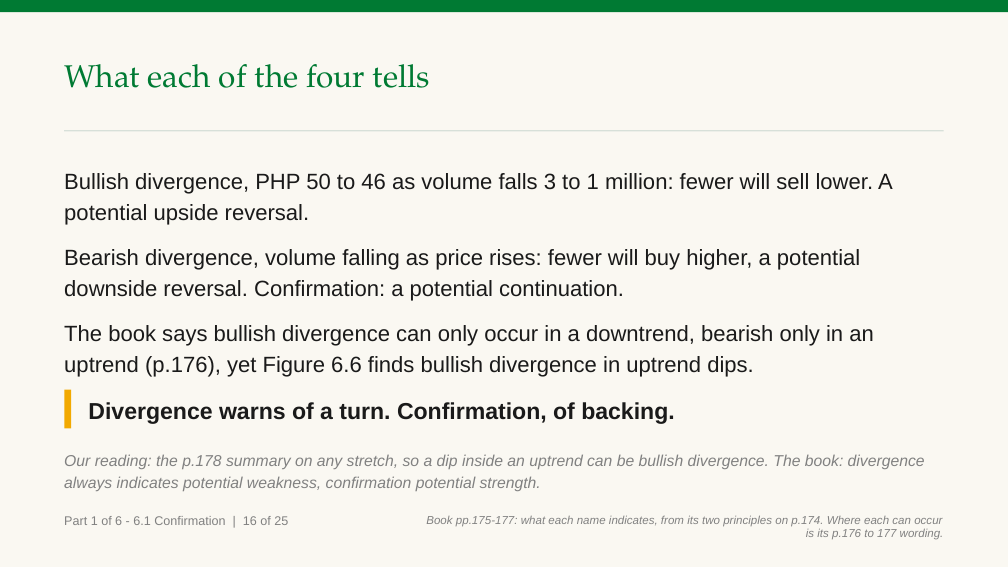
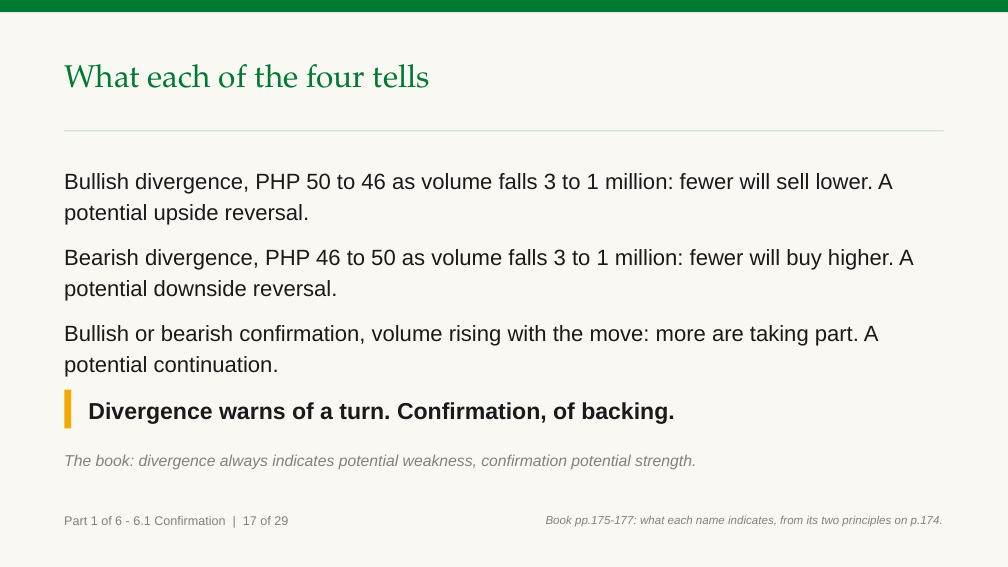
Before and after one commit to benjiesotelo-sudo/Telos_FIN1209, a slide deck: slide 22 of chapter-06/FIN1209-Chapter-06.pptx (slide 21 before the commit). Drawn at 1008x567 pixels with LibreOffice and Linux fonts; fonts in the diff are those of the drawing. Boxes give left, top, right and bottom in pixels: in the first picture for what was removed or moved away, otherwise in the second. Text is boxed around its words. In the diff, an @@ line names an element or a change of style, - is before the commit and + after.

```diff
--- a/chapter-06/FIN1209-Chapter-06.pptx
+++ b/chapter-06/FIN1209-Chapter-06.pptx
@@ text at <box>64,249,914,377</box>: text changed @@
-Bearish divergence, volume falling as price rises: fewer will buy higher, a potential downside reversal. Confirmation: a potential continuation.
-The book says bullish divergence can only occur in a downtrend, bearish only in an uptrend (p.176), yet Figure 6.6 finds bullish divergence in uptrend dips.
+Bearish divergence, PHP 46 to 50 as volume falls 3 to 1 million: fewer will buy higher. A potential downside reversal.
+Bullish or bearish confirmation, volume rising with the move: more are taking part. A potential continuation.
@@ text at <box>64,454,696,469</box>: text changed @@
-Our reading: the p.178 summary on any stretch, so a dip inside an uptrend can be bullish divergence. The book: divergence always indicates potential weakness, confirmation potential strength.
+The book: divergence always indicates potential weakness, confirmation potential strength.
@@ text at <box>64,516,288,525</box>: text changed @@
-Part 1 of 6 - 6.1 Confirmation | 16 of 25
+Part 1 of 6 - 6.1 Confirmation | 17 of 29
@@ text at <box>546,515,943,527</box>: text changed @@
-Book pp.175-177: what each name indicates, from its two principles on p.174. Where each can occur is its p.176 to 177 wording.
+Book pp.175-177: what each name indicates, from its two principles on p.174.
```
Also in this commit, not shown: 49 other slides changed, 9 slides added, 3 other files.
